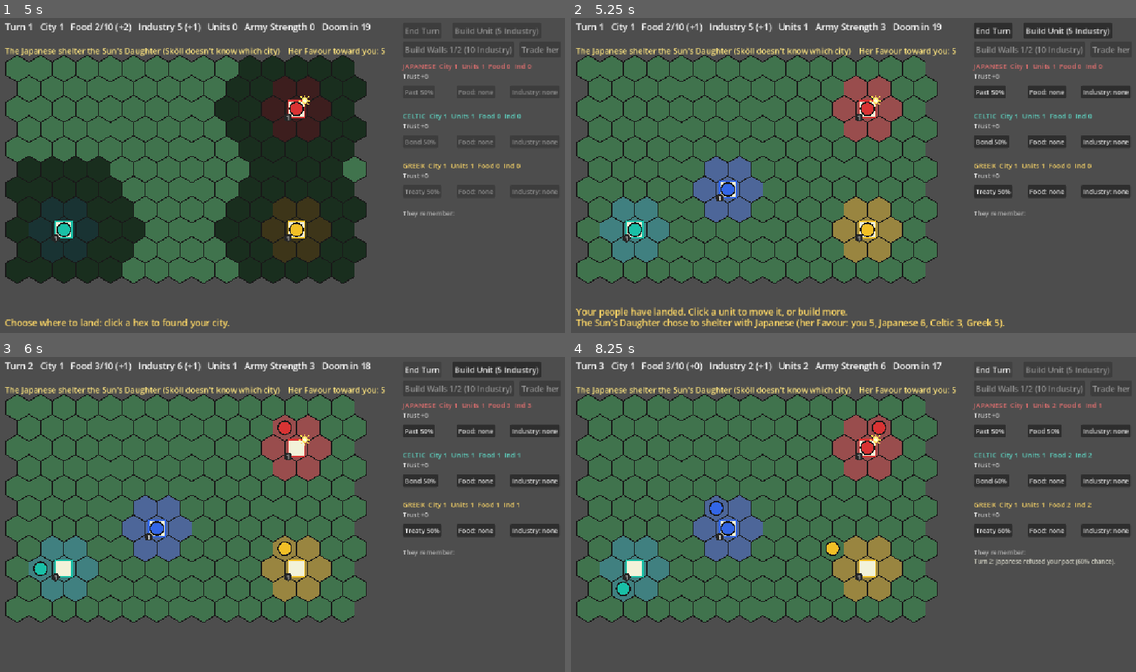
Above: before the commit, frames 1-4 (two rows, left to right).
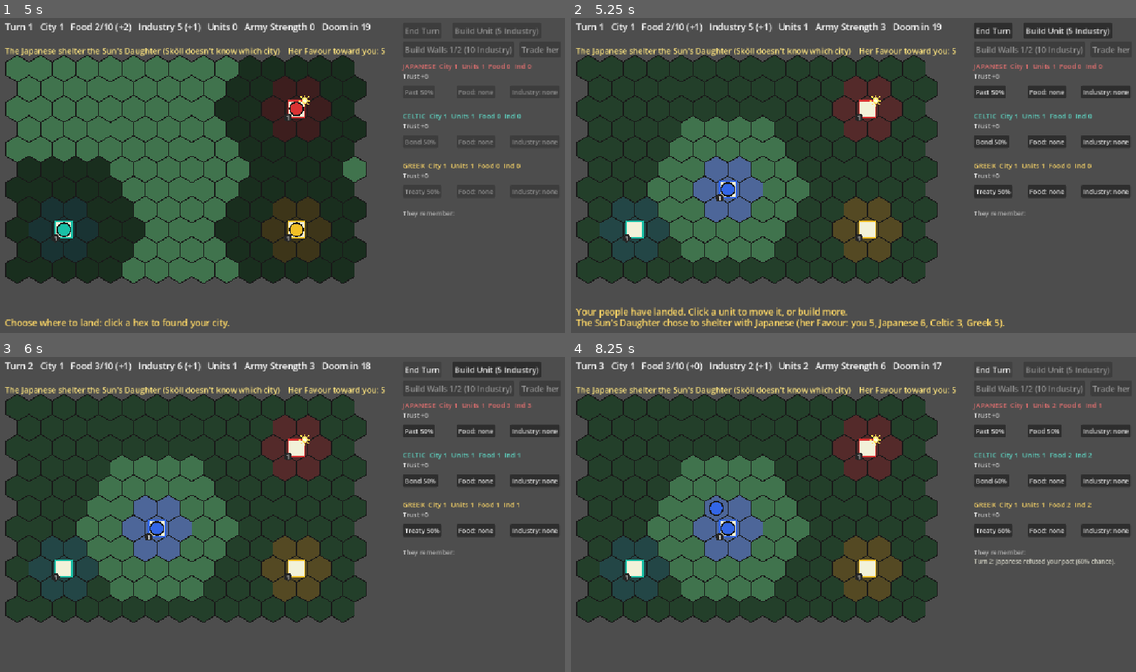
Above: after the commit, the same moments.

Repository: BnanaSkully/after-ragnorok-prototype
Game: Godot game, scene res://main.tscn
Two runs of this game, one before a commit and one after it. Both use one fixed random seed, a clock stepped at 60 frames per second and the inputs below.
Inputs (mouse positions are in pixels of both pictures, inside the frame that each line leads up to):
- Up to frame 1 (5 s): tap Enter at 0.5 s; move the mouse to (406, 156) at 0.52 s; click (406, 156) at 0.67 s; click "Save the food stores (Food +3…" at 1.25 s; click "Strip it for tools (Industry …" at 2 s; click "Stand and fight so the others…" at 2.75 s; click "Share your food with her (Foo…" at 3.5 s; click "Begin the Landing" at 4.25 s
- Up to frame 2 (5.25 s): tap Space at 5 s; move the mouse to (740, 191) at 5.02 s; click (740, 191) at 5.17 s
- Up to frame 3 (6 s): click "End Turn" at 5.75 s
- Up to frame 4 (8.25 s): click "Build Unit (5 Industry)" at 6.5 s; click "Pact 60%" at 7.25 s; click "End Turn" at 8 s

Frame 1 is identical in both runs. In frame 2, 31% of the frame differs, in the area x 1-65%, y 12-85%; in frame 3, 30%; in frame 4, 30%.

Commit message:
Fog of war for the player
The player sees 3 hexes around their city and 2 around each of their
units (GameState.player_can_see). Everywhere else the map is dimmed and
other factions' units, Sköll, a rogue Sun's Daughter and the rift Sköll
came through are hidden. Cities and territory stay visible (seen from
the ark during the Landing, when the whole map is visible). The status
line says when Sköll or the Daughter are out of sight.

Fog only changes what the view draws: 300 seeded simulated games end
exactly as before.

Co-Authored-By: Claude Opus 5.5 <noreply@anthropic.com>
Claude-Session: https://claude.ai/code/session_01Kpeg7E5nkYcPnqopYPPAon

Diff:
--- a/game_state.gd
+++ b/game_state.gd
@@ -25,6 +25,8 @@
 const WALL_COST := 10 # Industry per wall level
 const WALL_DEFENCE := 4 # city defence each wall level adds
 const MAX_WALLS := 2
+const CITY_SIGHT := 3 # fog of war: the player sees this far around their city...
+const UNIT_SIGHT := 2 # ...and this far around each of their units
 const NO_CELL := HexMap.NO_CELL
 const Crossing := preload("res://crossing_events.gd")
 
@@ -577,6 +579,21 @@
 		defence += SunDaughter.DEFENCE
 	return defence
 
+# --- Fog of war -------------------------------------------------------------
+# Can the player see what's on this hex right now (units, Sköll, the Daughter
+# in the open)? During the Landing they see everything from the ark. After
+# that, only near their city and units. Cities and territory are always known
+# (seen from the ark), so the view still draws those everywhere.
+func player_can_see(cell: Vector2i) -> bool:
+	if phase != Phase.PLAYING:
+		return true
+	if player.is_alive() and HexMap.hex_distance(cell, player.city_pos) <= CITY_SIGHT:
+		return true
+	for u in player.units:
+		if HexMap.hex_distance(cell, u.pos) <= UNIT_SIGHT:
+			return true
+	return false
+
 # --- Who is where -----------------------------------------------------------
 # The unit standing on this hex (any faction), or null if there's none.
 func unit_at(cell: Vector2i) -> Unit:
--- a/main.gd
+++ b/main.gd
@@ -422,6 +422,8 @@
 					fill = territory_colour(f)
 			if dark:
 				fill = fill.darkened(0.7)
+			if not s.player_can_see(c):
+				fill = fill.darkened(0.45) # fog of war: you can't see what's here now
 			if s.phase == GameState.Phase.LANDING:
 				if not s.can_land_at(c):
 					fill = fill.darkened(0.6) # too close to another faction's city
@@ -440,7 +442,7 @@
 			draw_polyline(pts, Color(0.1, 0.1, 0.1), 2.0)
 
 	# The rift Sköll last came through (a dark swirl). The others stay hidden.
-	if skoll.revealed_rift != NO_CELL:
+	if skoll.revealed_rift != NO_CELL and s.player_can_see(skoll.revealed_rift):
 		var rc := HexView2D.hex_center(skoll.revealed_rift)
 		draw_circle(rc, HexView2D.HEX_SIZE * 0.5, Color(0.12, 0.05, 0.18))
 		draw_arc(rc, HexView2D.HEX_SIZE * 0.5, 0, TAU, 24, Color(0.6, 0.3, 0.8), 2.0)
@@ -463,20 +465,22 @@
 
 	for f in s.factions:
 		for u in f.units:
+			if f != player and not s.player_can_see(u.pos):
+				continue # hidden by fog of war
 			var ring := Color.WHITE if u == selected else Color(0.1, 0.1, 0.1)
 			var col := unit_colour(f) if u.moves > 0 or f != player else unit_colour(f).darkened(0.4) # dim = moved
 			draw_circle(HexView2D.hex_center(u.pos), HexView2D.HEX_SIZE * 0.55, ring)
 			draw_circle(HexView2D.hex_center(u.pos), HexView2D.HEX_SIZE * 0.45, col)
 
 	# The Sun's Daughter alone in the open: a bright sun on her hex.
-	if daughter.is_rogue():
+	if daughter.is_rogue() and s.player_can_see(daughter.pos):
 		var dc := HexView2D.hex_center(daughter.pos)
 		draw_circle(dc, HexView2D.HEX_SIZE * 0.7, Color(1.0, 0.85, 0.3, 0.25))
 		draw_sun(dc, 11.0)
 
 	# Sköll: a big black circle with fire inside and the swallowed sun at its heart.
 	# After swallowing the Daughter he blazes: bigger, with a glow around him.
-	if skoll.active:
+	if skoll.active and s.player_can_see(skoll.pos):
 		var sc := HexView2D.hex_center(skoll.pos)
 		var r := HexView2D.HEX_SIZE
 		if daughter.is_swallowed():
@@ -494,7 +498,8 @@
 	var info := "Turn %d   City %d   Food %d/%d (%+d)   Industry %d (%+d)   Units %d   Army Strength %d   Doom in %d" % [s …(201 unchanged characters)…
 	draw_string(font, Vector2(20, 35), info, HORIZONTAL_ALIGNMENT_LEFT, -1, 18)
 	if skoll.active and player.city_pos != NO_CELL:
-		var skoll_info := "Sköll hunts %s (%d hexes from yours)   Your defence: %d" % [skoll.target_text(), HexMap.hex_distance(skoll.pos, player.city_pos), s.city_defence(player)]
+		var where := "%d hexes from yours" % HexMap.hex_distance(skoll.pos, player.city_pos) if s.player_can_see(skoll.pos) else "out of sight"
+		var skoll_info := "Sköll hunts %s (%s)   Your defence: %d" % [skoll.target_text(), where, s.city_defence(player)]
 		draw_string(font, Vector2(20, 60), skoll_info, HORIZONTAL_ALIGNMENT_LEFT, -1, 16, Color(1.0, 0.6, 0.2))
 	var daughter_info := ""
 	if daughter.is_swallowed():
@@ -507,7 +512,8 @@
 			note = "(for turn %d: defence %d/%d, army %d/%d)" % [Skoll.ARRIVAL_TURN, s.city_defence(player), SunDaughter.READY_DEFENCE, s.army_power(player), SunDaughter.READY_ARMY]
 		daughter_info = "%s %s %s    Her Favour toward you: %d" % ["You shelter" if daughter.holder == player else "The " + daughter.holder.name + " shelter", SunDaughter.NAME, note, player.favour]
 	if daughter.is_rogue():
-		daughter_info = "She is ALONE IN THE OPEN! Move a unit onto her to persuade her (your chance %d%%)." % roundi(daughter.persuade_chance(player) * 100)
+		var seen := "" if s.player_can_see(daughter.pos) else " You can't see where she is."
+		daughter_info = "She is ALONE IN THE OPEN! Move a unit onto her to persuade her (your chance %d%%).%s" % [roundi(daughter.persuade_chance(player) * 100), seen]
 	draw_string(font, Vector2(20, 82), daughter_info, HORIZONTAL_ALIGNMENT_LEFT, -1, 16, Color(1.0, 0.9, 0.5))
 
 	# Diplomacy panel (right side): a block per AI faction, then what they remember.
Not shown, changed: CLAUDE.md
